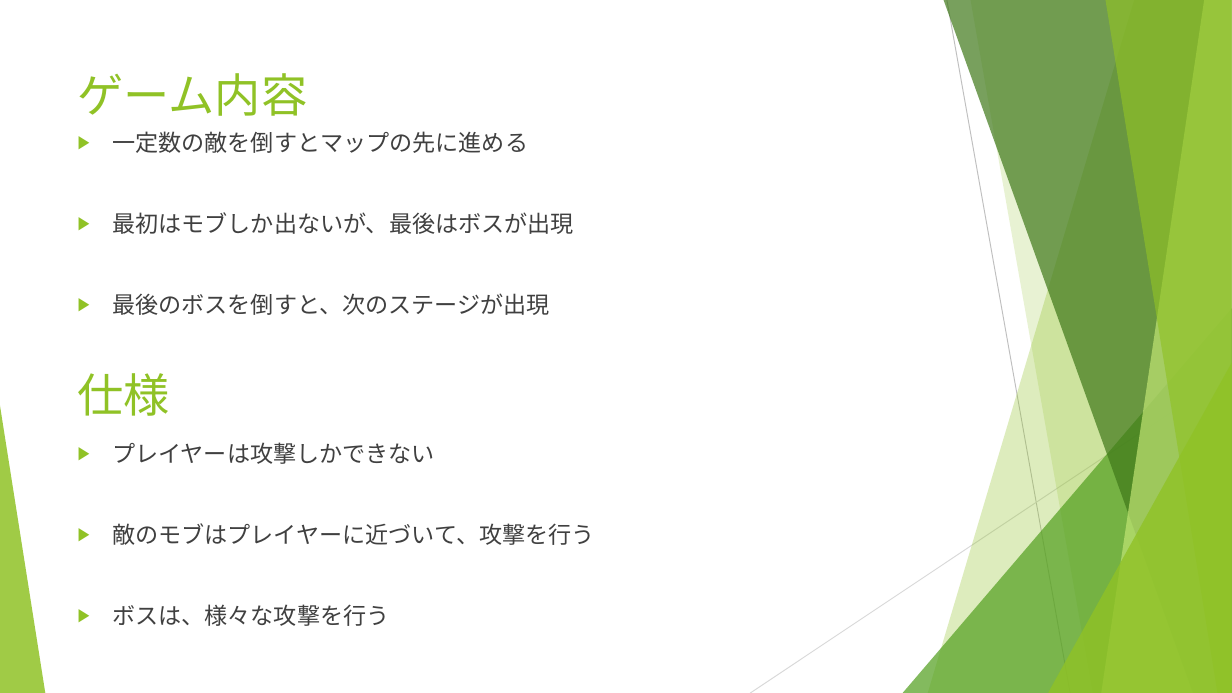
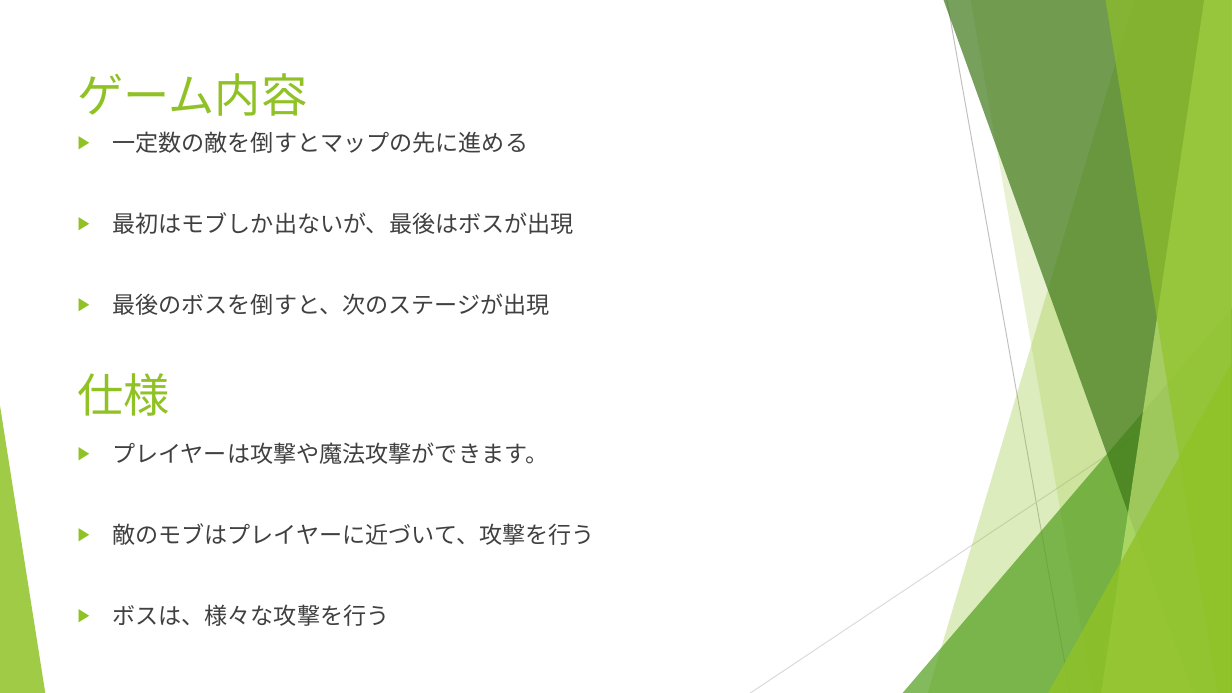
Before and after one commit to Remy-1216/MonsterCrusher, a slide deck: slide 3 of MonsterCrusher Mod.pptx. Drawn at 1232x693 pixels with LibreOffice and Linux fonts; fonts in the diff are those of the drawing. Boxes give left, top, right and bottom in pixels: in the first picture for what was removed or moved away, otherwise in the second. Text is boxed around its words. In the diff, an @@ line names an element or a change of style, - is before the commit and + after.

```diff
--- a/MonsterCrusher Mod.pptx
+++ b/MonsterCrusher Mod.pptx
@@ text at (x1=112, y1=442, x2=548, y2=464): text changed @@
-▶ プレイヤーは攻撃しかできない
+▶ プレイヤーは攻撃や魔法攻撃ができます。
```
Also in this commit, not shown: 2 other slides changed, 5 other files.
